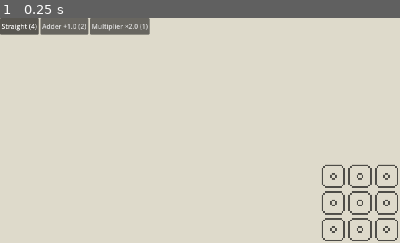
Above: before the commit, frame 1.
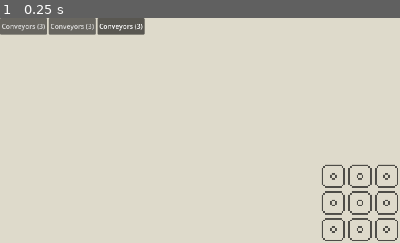
Above: after the commit, the same moment.

Repository: jackgusler/tessera
Game: Godot game, scene res://scenes/Main.tscn
The game is run twice, just before and just after one commit, with the same random seed, the same clock (stepped at 60 frames per second) and the same inputs.
Inputs:
- Up to frame 1 (0.25 s): no input
The pictures show only the part of the screen within x 0-50%, y 0-50%; the shares and areas given below are measured in that part.

The runs differ from the first frame. In frame 1, 0.8% of the frame differs, in the area x 0-38%, y 0-8%.
Error after the commit: Parse Error: Function "dir_index()" not found in base self. (res://scripts/simulator.gd:35)

Commit message:
Auto-backup: 2026-08-13 13:58:05

Diff:
--- a/assets/tilesets/base.tres
+++ b/assets/tilesets/base.tres
@@ -1,10 +1,15 @@
 [gd_resource type="TileSet" format=3 uid="uid://dul267pmcfeo"]
 
 [ext_resource type="Texture2D" uid="uid://bwtwjb0wwbone" path="res://assets/pngs/base/corner.png" id="1_eqvtl"]
+[ext_resource type="Texture2D" uid="uid://brt8yfev8a5sf" path="res://assets/pngs/base/pillar.png" id="1_l8rns"]
 [ext_resource type="Texture2D" uid="uid://bkkxtyt4wpoyf" path="res://assets/pngs/base/corner_opposite.png" id="2_l8rns"]
 [ext_resource type="Texture2D" uid="uid://djru301pjxqfk" path="res://assets/pngs/base/generator.png" id="3_pn5nn"]
 [ext_resource type="Texture2D" uid="uid://devdtj0k6hwu5" path="res://assets/pngs/base/output.png" id="4_use5a"]
 [ext_resource type="Texture2D" uid="uid://oi7gkkxmmmnl" path="res://assets/pngs/base/straight.png" id="5_ql1y8"]
+
+[sub_resource type="TileSetAtlasSource" id="TileSetAtlasSource_pn5nn"]
+texture = ExtResource("1_l8rns")
+0:0/0 = 0
 
 [sub_resource type="TileSetAtlasSource" id="TileSetAtlasSource_v1r0m"]
 texture = ExtResource("1_eqvtl")
@@ -113,3 +118,4 @@
 sources/3 = SubResource("TileSetAtlasSource_om35q")
 sources/4 = SubResource("TileSetAtlasSource_n5ajc")
 sources/5 = SubResource("TileSetAtlasSource_q10vc")
+sources/0 = SubResource("TileSetAtlasSource_pn5nn")
--- a/levels/level_01.tres
+++ b/levels/level_01.tres
@@ -47,6 +47,7 @@
 script = ExtResource("3_uktp3")
 display_name = "The Basics"
 target = 6.0
+conveyors = 3
 fixed_tiles = Array[ExtResource("1_dpay0")]([SubResource("Resource_wcxux"), SubResource("Resource_w34c6")])
 inventory = Array[ExtResource("2_7h3od")]([SubResource("Resource_yfxnx"), SubResource("Resource_lp0yu"), SubResource("Resource_u7125")])
 metadata/_custom_type_script = "uid://c4x2dxuld1fle"
--- a/scripts/gridContainer.gd
+++ b/scripts/gridContainer.gd
@@ -11,6 +11,10 @@
 @onready var modifiers_layer: TileMapLayer = $Modifiers
 @onready var preview: TileMapLayer = $Preview
 
+@export var belt_straight: TileType
+@export var belt_corner_left: TileType
+@export var belt_corner_right: TileType
+
 @export var database: TileDatabase
 @export var grid_width: int = 6
 @export var grid_height: int = 6
@@ -20,10 +24,20 @@
 var _remaining: Dictionary = {}
 var _locked: Dictionary = {}
 
+signal path_changed
+
+var _path: Array[Vector2i] = []
+var _source_cell := Vector2i(-1, -1)
+var _sink_cell := Vector2i(-1, -1)
+var _source_dir: int = -1 # direction index leaving the generator
+var _sink_dir: int = -1 # direction index travelling INTO the sink
+var _dragging: bool = false
+var belt_mode: bool = true
+
 var _source_by_texture: Dictionary = {}
 
 var current_type_index: int = 0
-var current_rotation: int = 0   # 0..3
+var current_rotation: int = 0 # 0..3
 
 var current_slot_index: int = 0
 
@@ -69,6 +83,11 @@
 	for slot in l.inventory:
 		_remaining[slot.type] = slot.count
 	inventory_changed.emit()
+	_path.clear()
+	_source_cell = find_cell_by_category(TileType.Category.SOURCE)
+	_sink_cell = find_cell_by_category(TileType.Category.SINK)
+	_source_dir = dir_index(get_tile(_source_cell).rotated_outputs())
+	_sink_dir = (dir_index(get_tile(_sink_cell).rotated_inputs()) + 2) % 4
 
 
 func _board_for(placement: int) -> Array:
@@ -98,11 +117,18 @@
 		_: return base_layer
 
 func _unhandled_input(event: InputEvent) -> void:
-	if event is InputEventMouseButton and event.pressed and event.button_index == MOUSE_BUTTON_LEFT:
-		_handle_left_click()
+	if event is InputEventMouseButton and event.button_index == MOUSE_BUTTON_LEFT:
+		if event.pressed:
+			if belt_mode:
+				_begin_drag(_cell_under_mouse())
+			else:
+				_handle_left_click()
+		else:
+			_dragging = false
+	elif event is InputEventMouseMotion and _dragging:
+		_extend_drag(_cell_under_mouse())
 	elif event is InputEventMouseButton and event.pressed and event.button_index == MOUSE_BUTTON_RIGHT:
 		_handle_right_click()
-	elif event is InputEventKey and event.pressed and not event.echo and event.keycode == KEY_R:
 		current_rotation = (current_rotation + 1) % 4
 
 func can_place(cell: Vector2i, type: TileType) -> bool:
@@ -143,8 +169,10 @@
 		return
 	if not is_empty(cell, TileType.Placement.MODIFIER):
 		remove_tile(cell, TileType.Placement.MODIFIER)
-	elif not is_empty(cell, TileType.Placement.BASE):
-		remove_tile(cell, TileType.Placement.BASE)
+		return
+	var i := _path.find(cell)
+	if i >= 0:
+		_truncate_to(i)
 
 func _update_ghost() -> void:
 	preview.clear()
@@ -270,17 +298,126 @@
 			out.append(n)
 	return out
 
-func _dir_index(from: Vector2i, to: Vector2i) -> int:
+static func dir_index(mask: int) -> int:
+	match mask:
+		1: return 0 # Right
+		2: return 1 # Down
+		4: return 2 # Left
+		8: return 3 # Up
+		_: return -1 # zero or multi-bit
+	return -1
+
+func path_head() -> Vector2i:
+	return _path[-1] if not _path.is_empty() else _source_cell
+
+func _final_belt_cell() -> Vector2i:
+	return _sink_cell - ORTHO[_sink_dir]
+
+func conveyors_left() -> int:
+	return level.conveyors - _path.size()
+
+func _dir_between(from: Vector2i, to: Vector2i) -> int:
 	return ORTHO.find(to - from)
+
+func _is_adjacent(a: Vector2i, b: Vector2i) -> bool:
+	var d: Vector2i = b - a
+	return absi(d.x) + absi(d.y) == 1
 
 func _piece_for(a: int, b: int) -> Dictionary:
 	if b == a:
-		return { "type": database.belt_straight,     "rotation": (b + 1) % 4 }
+		return {"type": belt_straight, "rotation": (b + 1) % 4}
 	if b == (a + 1) % 4:
-		return { "type": database.belt_corner_right, "rotation": b }
+		return {"type": belt_corner_right, "rotation": b}
 	if b == (a + 3) % 4:
-		return { "type": database.belt_corner_left,  "rotation": (b + 2) % 4 }
+		return {"type": belt_corner_left, "rotation": (b + 2) % 4}
 	return {}
+
+func _begin_drag(cell: Vector2i) -> void:
+	if cell == _source_cell:
+		_truncate_to(0)
+		_dragging = true
+		return
+	var i := _path.find(cell)
+	if i >= 0:
+		_truncate_to(i + 1)
+		_dragging = true
+
+func _extend_drag(cell: Vector2i) -> void:
+	if not is_in_bounds(cell):
+		return
+	if _path.size() >= 2 and cell == _path[-2]:
+		_truncate_to(_path.size() - 1)
+		return
+	if _path.size() == 1 and cell == _source_cell:
+		_truncate_to(0)
+		return
+	_try_append(cell)
+
+func _try_append(cell: Vector2i) -> void:
+	if _path.size() >= level.conveyors:
+		return
+	if cell == _source_cell or cell == _sink_cell or _path.has(cell):
+		return
+	if not _is_adjacent(path_head(), cell):
+		return
+	if _path.is_empty() and cell != _source_cell + ORTHO[_source_dir]:
+		return
+	_path.append(cell)
+	_rebuild_path()
+
+func _truncate_to(size: int) -> void:
+	if size >= _path.size():
+		return
+	_path.resize(size)
+	_rebuild_path()
+
+func _rebuild_path() -> void:
+	for y in grid_height:
+		for x in grid_width:
+			var c := Vector2i(x, y)
+			if _locked.has(c) or grid[y][x] == null:
+				continue
+			grid[y][x] = null
+			base_layer.erase_cell(board_to_map(c))
+
+	var final_cell := _final_belt_cell()
+	for i in _path.size():
+		var cell: Vector2i = _path[i]
+		var prev: Vector2i = _source_cell if i == 0 else _path[i - 1]
+		var a := _dir_between(prev, cell)
+		var b := a
+		if i + 1 < _path.size():
+			b = _dir_between(cell, _path[i + 1])
+		elif cell == final_cell:
+			b = _sink_dir
+		var piece := _piece_for(a, b)
+		if piece.is_empty():
+			continue
+		var t := Tile.new()
+		t.type = piece["type"]
+		t.rotation = piece["rotation"]
+		_put_tile(cell, t)
+
+	_sync_modifiers()
+	path_changed.emit()
+	inventory_changed.emit()
+
+func _sync_modifiers() -> void:
+	for y in grid_height:
+		for x in grid_width:
+			var m: Tile = modifiers[y][x]
+			if m == null:
+				continue
+			var cell := Vector2i(x, y)
+			var host: Tile = grid[y][x]
+			if host != null and host.type.accepts_modifiers:
+				m.rotation = host.rotation
+				modifiers_layer.set_cell(board_to_map(cell), _source_id(modifiers_layer, m.type.texture), m.type.atlas_coords, _rotation_to_alt(m.rotation))
+			else:
+				modifiers[y][x] = null
+				modifiers_layer.erase_cell(board_to_map(cell))
+				if _remaining.has(m.type):
+					_remaining[m.type] += 1
 
 func _rotation_for(cell: Vector2i, type: TileType) -> int:
 	if type.placement == TileType.Placement.MODIFIER:
--- a/scripts/hotbar.gd
+++ b/scripts/hotbar.gd
@@ -14,12 +14,11 @@
 		var slot: InventorySlot = board.level.inventory[i]
 		var left := board.remaining(slot.type)
 		var btn := Button.new()
-		btn.text = _slot_label(slot, left)
+		btn.text = "Conveyors (%d)" % board.conveyors_left()
 		btn.toggle_mode = true
 		btn.button_group = group
-		btn.disabled = left <= 0
-		btn.button_pressed = (i == board.current_slot_index)
-		btn.pressed.connect(_on_slot_pressed.bind(i))
+		btn.button_pressed = board.belt_mode
+		btn.pressed.connect(func(): board.belt_mode = true)
 		add_child(btn)
 
 func _on_slot_pressed(index: int) -> void:
--- a/scripts/level.gd
+++ b/scripts/level.gd
@@ -5,5 +5,6 @@
 @export var target: float = 0.0
 @export var grid_width: int = 6
 @export var grid_height: int = 6
+@export var conveyors: int = 0
 @export var fixed_tiles: Array[PlacedTile]   # generator + sink, pre-placed and unremovable
 @export var inventory: Array[InventorySlot]  # what the player gets to work with
--- a/scripts/simulator.gd
+++ b/scripts/simulator.gd
@@ -32,7 +32,7 @@
 		if out_mask == 0:
 			res.error = "Tile at %s has no output." % cell
 			return res
-		var dir_index := _single_dir(out_mask)
+		var dir_index := dir_index(out_mask)
 		if dir_index < 0:
 			res.error = "Tile at %s has multiple outputs (mask %d)." % [cell, out_mask]
 			return res
@@ -66,15 +66,6 @@
 	res.error = "Path loops."
 	return res
 
-static func _single_dir(mask: int) -> int:
-	match mask:
-		1: return 0   # Right
-		2: return 1   # Down
-		4: return 2   # Left
-		8: return 3   # Up
-		_: return -1  # zero or multi-bit
-	return -1
-
 static func _opposite(bit: int) -> int:
 	return ((bit << 2) | (bit >> 2)) & 0b1111
 
--- a/scripts/tile_type.gd
+++ b/scripts/tile_type.gd
@@ -3,7 +3,7 @@
 extends Resource
 
 enum Placement { BASE, MODIFIER }
-enum Category { SOURCE = 0, BELT = 1, SINK = 2, ADDER = 3, MULTIPLIER = 4, UPGRADER = 5, DOWNGRADER = 6, SPLITTER = 7 }
+enum Category { SOURCE = 0, BELT = 1, SINK = 2, ADDER = 3, MULTIPLIER = 4, UPGRADER = 5, DOWNGRADER = 6, SPLITTER = 7, BLOCK = 8 }
 
 @export var display_name: String
 @export var placement: Placement = Placement.BASE:
@@ -17,7 +17,7 @@
 		if placement == Placement.MODIFIER:
 			property.hint_string = "Adder:3,Multiplier:4,Upgrader:5,Downgrader:6,Splitter:7"
 		else:
-			property.hint_string = "Source:0,Belt:1,Sink:2"
+			property.hint_string = "Source:0,Belt:1,Sink:2,Block:8"
 	elif property.name in ["inputs", "outputs"]:
 		if placement == Placement.MODIFIER:
 			property.usage = PROPERTY_USAGE_NONE
--- /dev/null
+++ b/types/tiles/pillar/pillar.tres
@@ -0,0 +1,11 @@
+[gd_resource type="Resource" script_class="TileType" format=3 uid="uid://cjsj5ve6w4r7n"]
+
+[ext_resource type="Script" uid="uid://c1lwj6joykwhp" path="res://scripts/tile_type.gd" id="1_5pwuy"]
+[ext_resource type="Texture2D" uid="uid://brt8yfev8a5sf" path="res://assets/pngs/base/pillar.png" id="2_iyh50"]
+
+[resource]
+script = ExtResource("1_5pwuy")
+display_name = "Pillar"
+category = 8
+texture = ExtResource("2_iyh50")
+metadata/_custom_type_script = "uid://c1lwj6joykwhp"
Binary file added: art/conveyor/pillar.aseprite
Binary file added: assets/pngs/base/pillar.png
Not shown, added: assets/pngs/base/pillar.png.import
Not shown, changed: .pair-programming-session.md
